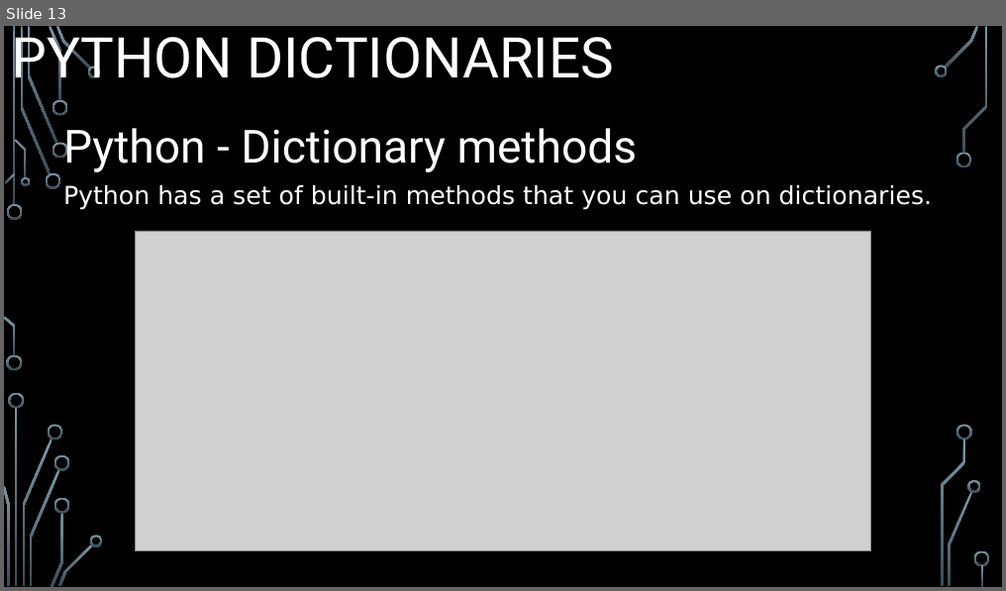
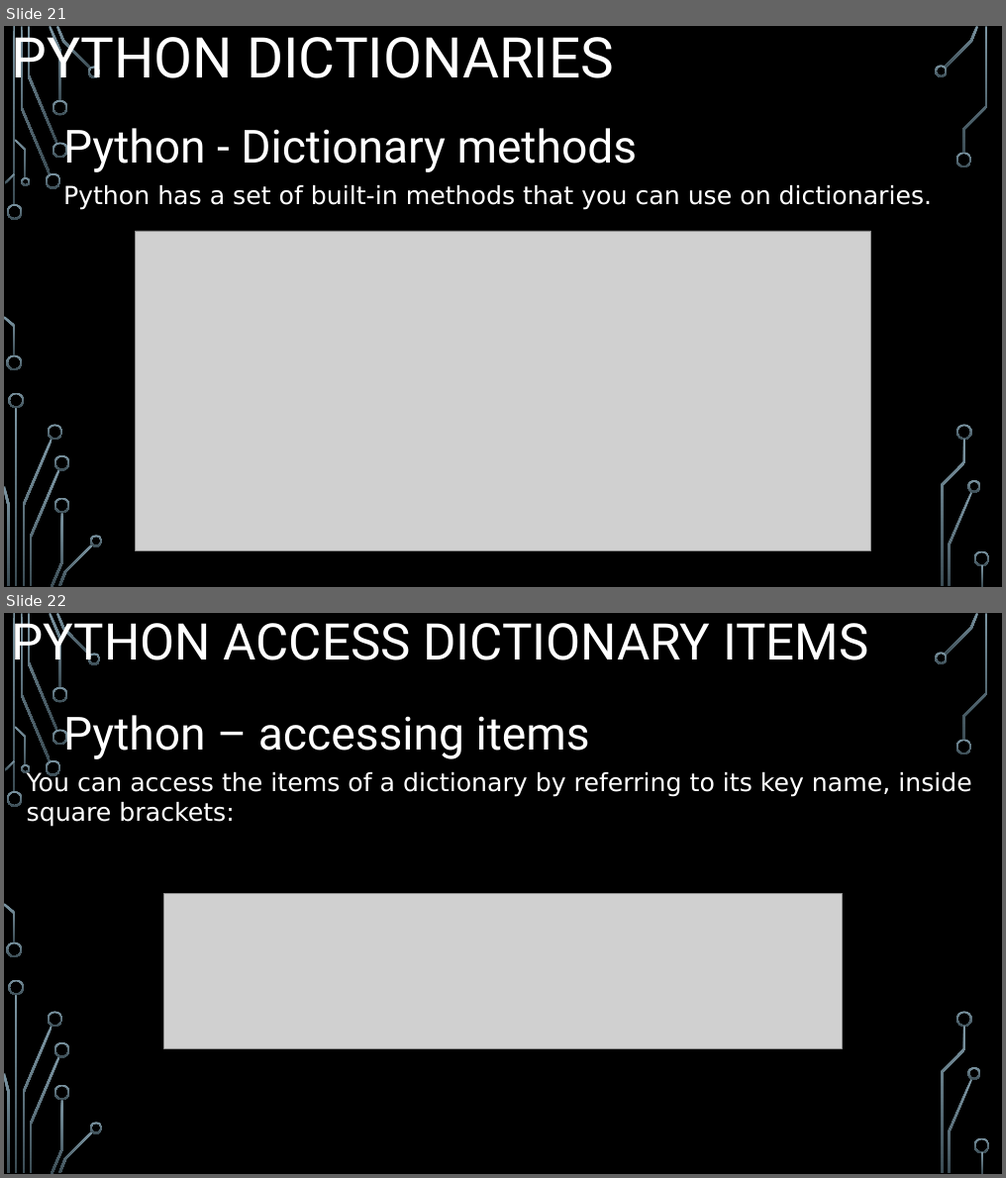
Before and after one commit to mjaypecjo/cs2022, a slide deck: python/4110E228_Report_Python.pptx. Shown one above the other, each under a label of ours: slide 13 before the commit, slides 21 and 22 after it. The pictures are 1006x591 and 1006x1178 pixels, drawn with LibreOffice and Linux fonts; fonts in the diff are those of the drawing; grey boxes stand for pictures; background and template pictures are left out. Boxes give left, top, right and bottom in pixels: in the first picture for what was removed or moved away, otherwise in the second. Text is boxed around its words. In the diff, an @@ line names an element or a change of style, - is before the commit and + after.

```diff
--- a/python/4110E228_Report_Python.pptx
+++ b/python/4110E228_Report_Python.pptx
@@ slide 22 added at box(4, 613, 1002, 1174), background picture (left out); not listed: 36 template elements that a slide beside it also shows @@
@@ title added at box(12, 613, 868, 671), 48.6 pt, text #FFFFFF @@
+PYTHON ACCESS DICTIONARY ITEMS
@@ text added at box(63, 715, 590, 760), 44 pt, text #FFFFFF @@
+Python – accessing items
@@ text added at box(27, 770, 972, 827), 24 pt, text #FFFFFF @@
+You can access the items of a dictionary by referring to its key name, inside square brackets:
@@ picture added at box(164, 894, 843, 1049) @@
@@ what was slide 13 is now slide 21 @@
```
Also in this commit, not shown: 44 other slides added.
